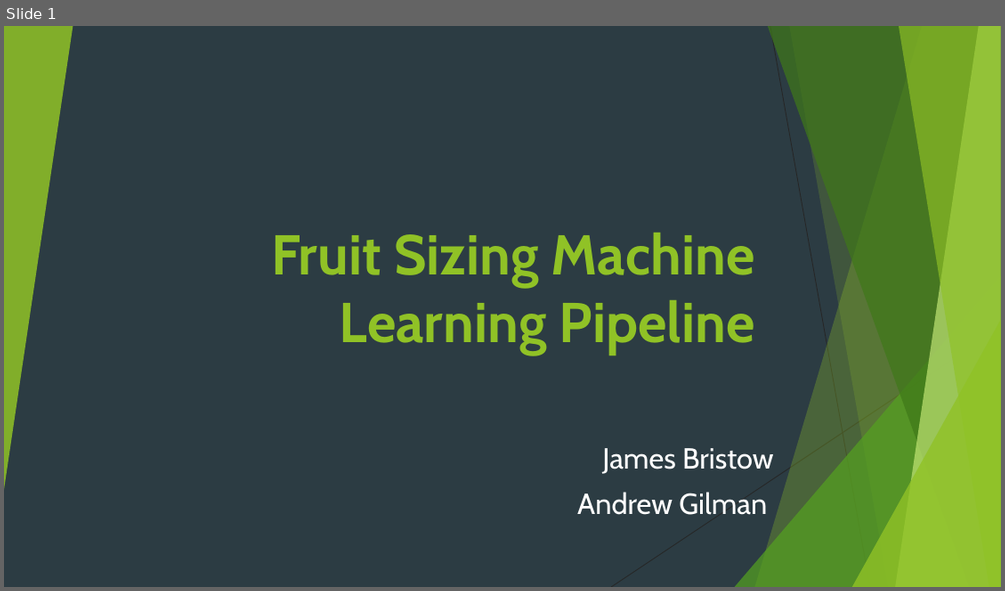
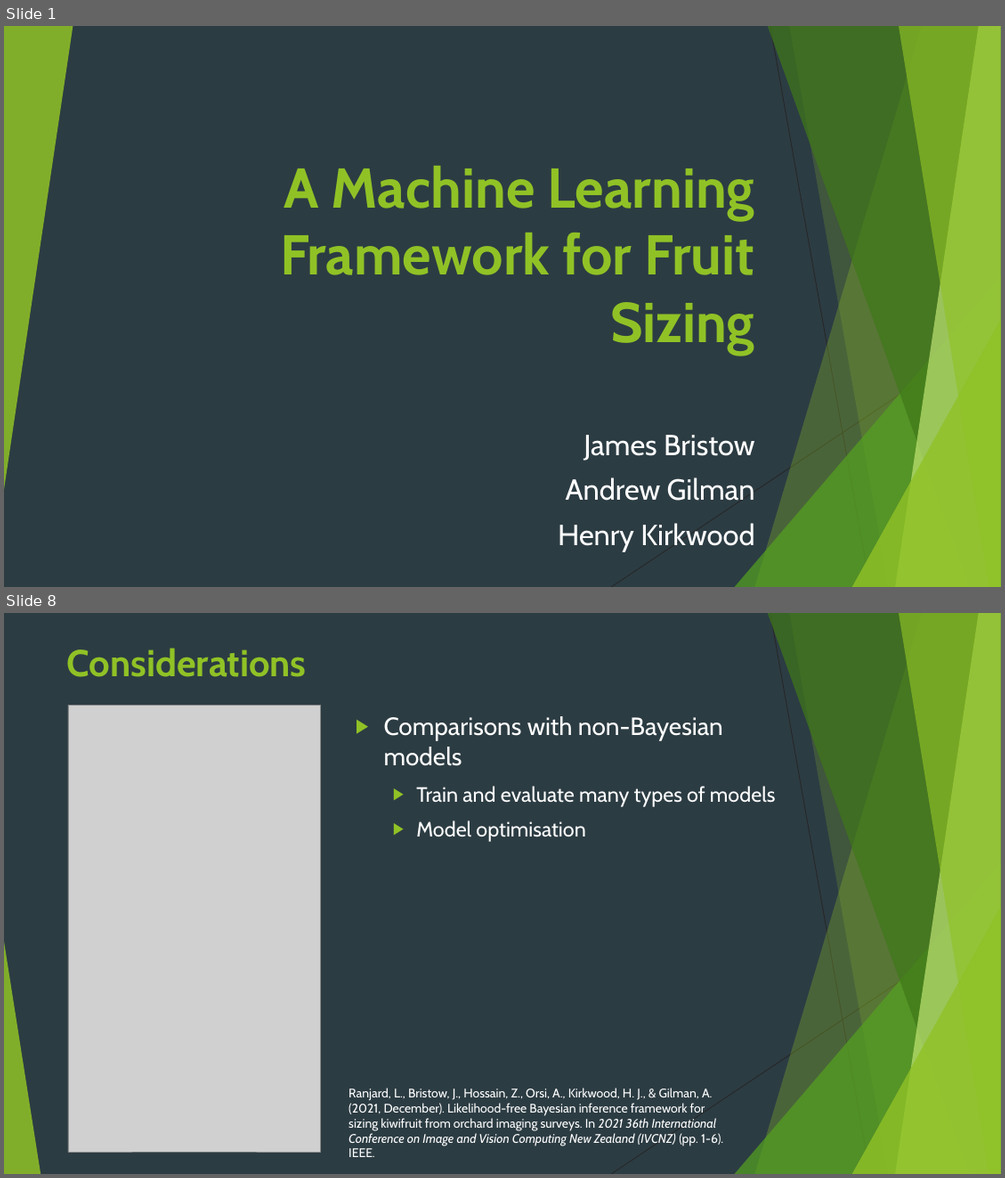
Before and after one commit to JBris/ml_pipeline, a slide deck: resources/ml_pipeline.pptx. Shown one above the other, each under a label of ours: slide 1 before the commit, slides 1 and 8 after it; the slides between them are not shown. The pictures are 1005x591 and 1005x1178 pixels, drawn with LibreOffice and Linux fonts; fonts in the diff are those of the drawing; grey boxes stand for pictures; background and template pictures are left out. Boxes give left, top, right and bottom in pixels: in the first picture for what was removed or moved away, otherwise in the second. Text is boxed around its words. In the diff, an @@ line names an element or a change of style, - is before the commit and + after.

```diff
--- a/resources/ml_pipeline.pptx
+++ b/resources/ml_pipeline.pptx
@@ slide 8 added at (x1=4, y1=613, x2=1001, y2=1174), background #2C3C43; not listed: 9 template elements that a slide beside it also shows @@
@@ title added at (x1=67, y1=648, x2=307, y2=677), 36 pt, text #90C226, bold @@
+Considerations
@@ picture added at (x1=68, y1=705, x2=320, y2=1151) @@
@@ text added at (x1=384, y1=716, x2=775, y2=842), 20 pt, text #FFFFFF @@
+▶ Comparisons with non-Bayesian models
+  ▶ Train and evaluate many types of models
+  ▶ Model optimisation
@@ triangle added at (x1=4, y1=941, x2=40, y2=1174), fill #90C226 at 85% opacity @@
@@ text added at (x1=348, y1=1087, x2=723, y2=1157), 12 pt, text #FFFFFF @@
+Ranjard, L., Bristow, J., Hossain, Z., Orsi, A., Kirkwood, H. J., & Gilman, A. (2021, December). Likelihood-free Bayesian inference framework for sizing kiwifruit from orchard imaging surveys. In 2021 36th International Conference on Image and Vision Computing New Zealand (IVCNZ) (pp. 1-6). IEEE.
@@ slide 1 changed as well @@
@@ title at (x1=280, y1=166, x2=755, y2=354): text changed @@
-Fruit Sizing Machine Learning Pipeline
+A Machine Learning Framework for Fruit Sizing
@@ subtitle "James Bristow" moved from (x1=577, y1=448, x2=774, y2=515) to (x1=558, y1=435, x2=755, y2=552) @@
@@ subtitle at (x1=558, y1=523, x2=754, y2=552): paragraph added @@
+Henry Kirkwood
```
Also in this commit, not shown: 5 other slides changed, 10 other slides added, 4 slides removed, 7 other files.
